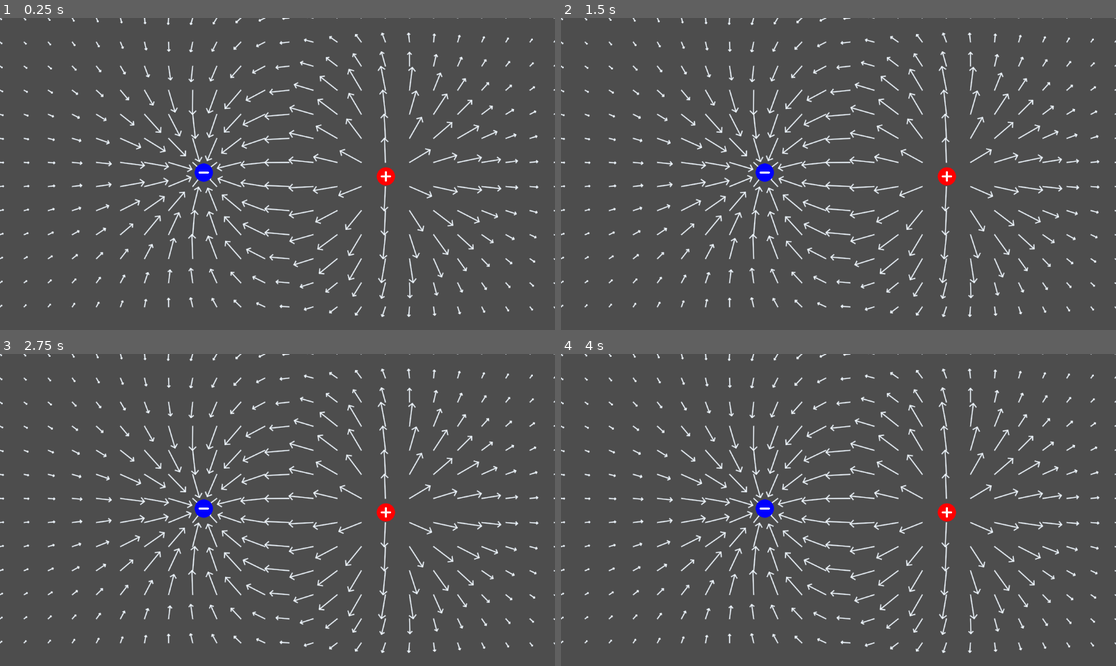
Above: before the commit, frames 1-4 (two rows, left to right).
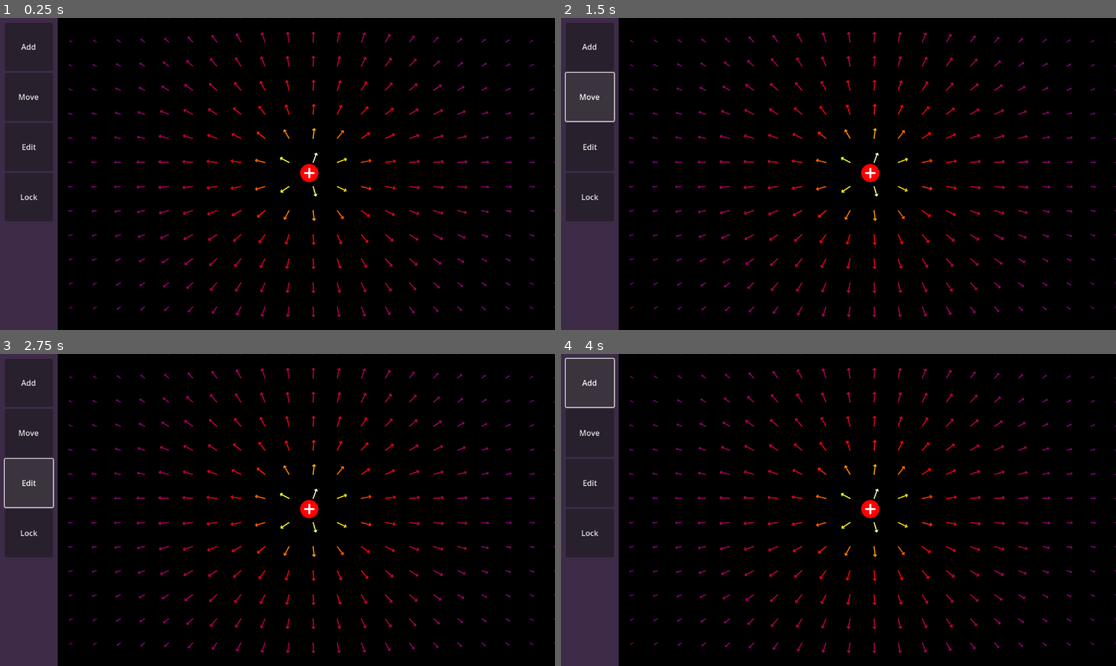
Above: after the commit, the same moments.

Repository: Raindeeru/electromagnetismsimulator
Game: Godot game, scene res://Scenes/world.tscn
Same seed, same stepped clock (60 frames per second), same inputs: the game is played once before the commit and once after it.
Inputs (mouse positions are in pixels of both pictures, inside the frame that each line leads up to):
- Up to frame 1 (0.25 s): no input
- Up to frame 2 (1.5 s): click (588, 46) at 0.5 s, where only the run after the commit has a clickable "Add"; click (588, 96) at 1.25 s, where only the run after the commit has a clickable "Move"
- Up to frame 3 (2.75 s): click (27, 481) at 2 s, where only the run after the commit has a clickable "Edit"
- Up to frame 4 (4 s): click (588, 531) at 2.75 s, where only the run after the commit has a clickable "Lock"; click (588, 382) at 3.5 s, where only the run after the commit has a clickable "Add"

The runs differ from the first frame. In frame 1, 100% of the frame differs, in the area x 0-100%, y 0-100%; in frame 2, 100%; in frame 3, 100%; in frame 4, 100%.

Commit message:
added coloring and a little bit of the ui

Diff:
--- a/Scenes/ElectricField.gd
+++ b/Scenes/ElectricField.gd
@@ -3,15 +3,29 @@
 
 const coloumb_constant:float = 8987551786.2
 @onready var particles = get_children()
+signal added_signal
+
+var particle_ref = preload("res://Scenes/particle.tscn")
+
+var adding:bool
+var mouse_on_field: bool
 
 # Called when the node enters the scene tree for the first time.
 func _ready():
 	pass
 
-
 # Called every frame. 'delta' is the elapsed time since the previous frame.
 func _process(delta):
 	pass
+
+func _input(event):
+	if adding and mouse_on_field and event.is_action_pressed("left_mouse"):
+		var particle = particle_ref.instantiate()
+		particle.position = get_global_mouse_position()
+		add_child(particle)
+		particles = get_children()
+		adding = false
+		added_signal.emit()
 
 func coloumbs_law(charge1:float, charge2:float, radius: float):
 	return (charge1 * charge2 * coloumb_constant)/pow(radius, 2)
@@ -25,10 +39,23 @@
 		var r = pos.distance_to(particle.position)
 
 		var a = particle.position.angle_to_point(pos)
-		print(a)
-		print(pos)
 		var field = coloumbs_law(particle.charge, 1, r)
 
 		net_field.x += cos(a) * field
 		net_field.y += sin(a) * field
 	return net_field
+
+func _on_add_pressed():
+	if adding:
+		adding = false
+	else:
+		adding = true
+
+
+
+func _on_control_mouse_entered():
+	mouse_on_field = true
+
+
+func _on_control_mouse_exited():
+	mouse_on_field = false
--- a/Scenes/Renderer.gd
+++ b/Scenes/Renderer.gd
@@ -5,19 +5,31 @@
 var y_points_size: int
 var points_resolution = 50
 
+var gradient_data := {
+	0.0: Color.BLACK,
+	0.20: Color.WEB_PURPLE,
+	0.5: Color.RED,
+	0.70: Color.YELLOW,
+	1.0: Color.WHITE
+}
+@onready var gradient := Gradient.new()
+
 # Called when the node enters the scene tree for the first time.
 func _ready():
-	pass
+	gradient.offsets = gradient_data.keys()
+	gradient.colors = gradient_data.values()
 
 # Called every frame. 'delta' is the elapsed time since the previous frame.
 func _process(delta):
 	pass
 
 func _draw():
+	print("drawing vector field")
 	var view_size = get_viewport().get_visible_rect().size
-	print(view_size)
 	x_points_size = view_size.x/points_resolution + 1
 	y_points_size = view_size.y/points_resolution + 1
+
+	var max = 0
 
 	for i in range(x_points_size):
 		for j in range(y_points_size):
@@ -25,11 +37,11 @@
 			add_child(field_label)
 			field_label.set_position(Vector2(i*points_resolution, j*points_resolution))
 
+
 			var field_vec = electric_field.get_electric_field(field_label.position)
 			var field_mag = snappedf(sqrt(pow(field_vec.x, 2) + pow(field_vec.y, 2)), 0.01)
-			var field_mag_reduced = min(50, field_mag/5000)
+			var field_mag_reduced = min(20, field_mag/5000)
 			var field_vec_redcuced = field_vec.normalized() * field_mag_reduced
-
 			#arrow ends
 			var angle1 = field_vec_redcuced.angle() + PI/2 + PI/4
 			var angle2 = field_vec_redcuced.angle() - PI/2 - PI/4
@@ -40,11 +52,26 @@
 
 			var arrow_end_2 = field_vec_redcuced + normal_angle_vector2 * field_mag_reduced/5
 
+			var scaled_point = log(field_mag)/log(2)
 
-			draw_line(field_label.position, field_label.position + field_vec_redcuced, Color.ALICE_BLUE, 1, true )
-			draw_line(field_label.position + field_vec_redcuced, field_label.position + arrow_end_1, Color.ALICE_BLUE, 1, true)
-			draw_line(field_label.position + field_vec_redcuced, field_label.position + arrow_end_2, Color.ALICE_BLUE, 1 , true)
+			var mapped_point = remap(scaled_point, 13, 25, 0, 1)
 
+			var arrow_color = gradient.sample(mapped_point)
+
+			draw_line(field_label.position, field_label.position + field_vec_redcuced, arrow_color, 1, true )
+			draw_line(field_label.position + field_vec_redcuced, field_label.position + arrow_end_1, arrow_color, 1, true)
+			draw_line(field_label.position + field_vec_redcuced, field_label.position + arrow_end_2, arrow_color, 1 , true)
+
+			print(scaled_point)
+
+			if scaled_point > max:
+				max = scaled_point
+
+	print(max)
 
 func vector_magnitude(vec:Vector2):
 	return sqrt(pow(vec.x, 2) + pow(vec.y, 2))
+
+
+func _on_electric_field_added_signal():
+	queue_redraw()
--- a/Scenes/particle.tscn
+++ b/Scenes/particle.tscn
@@ -9,6 +9,7 @@
 radius = 19.0
 
 [node name="Particle" type="RigidBody2D"]
+gravity_scale = 0.0
 script = ExtResource("1_ua5b4")
 
 [node name="Base" type="Sprite2D" parent="."]
--- a/Scenes/world.tscn
+++ b/Scenes/world.tscn
@@ -1,8 +1,11 @@
-[gd_scene load_steps=4 format=3 uid="uid://br7w3pr08t5sa"]
+[gd_scene load_steps=5 format=3 uid="uid://br7w3pr08t5sa"]
 
 [ext_resource type="PackedScene" uid="uid://date34lajfywv" path="res://Scenes/particle.tscn" id="1_ksbmg"]
 [ext_resource type="Script" path="res://Scenes/ElectricField.gd" id="1_sn6j8"]
 [ext_resource type="Script" path="res://Scenes/Renderer.gd" id="3_bea0x"]
+
+[sub_resource type="StyleBoxFlat" id="StyleBoxFlat_jnt6u"]
+bg_color = Color(0.239216, 0.168627, 0.278431, 1)
 
 [node name="World" type="Node2D"]
 
@@ -13,11 +16,77 @@
 [node name="ElectricField" type="Node2D" parent="."]
 script = ExtResource("1_sn6j8")
 
-[node name="Particle3" parent="ElectricField" instance=ExtResource("1_ksbmg")]
-position = Vector2(801, 329)
-gravity_scale = 0.0
+[node name="Particle5" parent="ElectricField" instance=ExtResource("1_ksbmg")]
+position = Vector2(642, 322)
 
-[node name="Particle4" parent="ElectricField" instance=ExtResource("1_ksbmg")]
-position = Vector2(423, 321)
-gravity_scale = 0.0
-charge = -1.0
+[node name="Control" type="Control" parent="."]
+layout_mode = 3
+anchors_preset = 0
+offset_right = 1152.0
+offset_bottom = 648.0
+mouse_default_cursor_shape = 3
+
+[node name="HBoxContainer" type="HBoxContainer" parent="Control"]
+layout_mode = 1
+anchors_preset = 15
+anchor_right = 1.0
+anchor_bottom = 1.0
+grow_horizontal = 2
+grow_vertical = 2
+
+[node name="Panel" type="Panel" parent="Control/HBoxContainer"]
+custom_minimum_size = Vector2(120, 0)
+layout_mode = 2
+theme_override_styles/panel = SubResource("StyleBoxFlat_jnt6u")
+
+[node name="MarginContainer" type="MarginContainer" parent="Control/HBoxContainer/Panel"]
+layout_mode = 1
+anchors_preset = 10
+anchor_right = 1.0
+offset_bottom = 412.0
+grow_horizontal = 2
+theme_override_constants/margin_left = 10
+theme_override_constants/margin_top = 10
+
+[node name="Vbox" type="VBoxContainer" parent="Control/HBoxContainer/Panel/MarginContainer"]
+custom_minimum_size = Vector2(0, 100)
+layout_mode = 2
+size_flags_vertical = 4
+
+[node name="Add" type="Button" parent="Control/HBoxContainer/Panel/MarginContainer/Vbox"]
+custom_minimum_size = Vector2(100, 100)
+layout_mode = 2
+size_flags_horizontal = 0
+size_flags_vertical = 8
+text = "Add
+"
+
+[node name="Move" type="Button" parent="Control/HBoxContainer/Panel/MarginContainer/Vbox"]
+custom_minimum_size = Vector2(100, 100)
+layout_mode = 2
+size_flags_horizontal = 0
+size_flags_vertical = 8
+text = "Move"
+
+[node name="Edit" type="Button" parent="Control/HBoxContainer/Panel/MarginContainer/Vbox"]
+custom_minimum_size = Vector2(100, 100)
+layout_mode = 2
+size_flags_horizontal = 0
+size_flags_vertical = 8
+text = "Edit"
+
+[node name="Lock" type="Button" parent="Control/HBoxContainer/Panel/MarginContainer/Vbox"]
+custom_minimum_size = Vector2(100, 100)
+layout_mode = 2
+size_flags_horizontal = 0
+size_flags_vertical = 8
+text = "Lock"
+
+[node name="Control" type="Control" parent="Control/HBoxContainer"]
+layout_mode = 2
+size_flags_horizontal = 3
+
+[connection signal="added_signal" from="ElectricField" to="Renderer" method="_on_electric_field_added_signal"]
+[connection signal="pressed" from="Control/HBoxContainer/Panel/MarginContainer/Vbox/Add" to="ElectricField" method="_on_add_pressed"]
+[connection signal="mouse_entered" from="Control/HBoxContainer/Control" to="ElectricField" method="_on_control_mouse_entered"]
+[connection signal="mouse_exited" from="Control/HBoxContainer/Control" to="ElectricField" method="_on_control_mouse_exited"]
--- a/project.godot
+++ b/project.godot
@@ -14,3 +14,15 @@
 run/main_scene="res://Scenes/world.tscn"
 config/features=PackedStringArray("4.2", "Forward Plus")
 config/icon="res://icon.svg"
+
+[input]
+
+left_mouse={
+"deadzone": 0.5,
+"events": [Object(InputEventMouseButton,"resource_local_to_scene":false,"resource_name":"","device":-1,"window_id":0,"alt_pressed":false,"shift_pressed":false,"ctrl_pressed":false,"meta_pressed":false,"button_mask":0,"position":Vector2(0, 0),"global_position":Vector2(0, 0),"factor":1.0,"button_index":1,"canceled":false,"pressed":false,"double_click":false,"script":null)
+]
+}
+
+[rendering]
+
+environment/defaults/default_clear_color=Color(0, 0, 0, 1)
